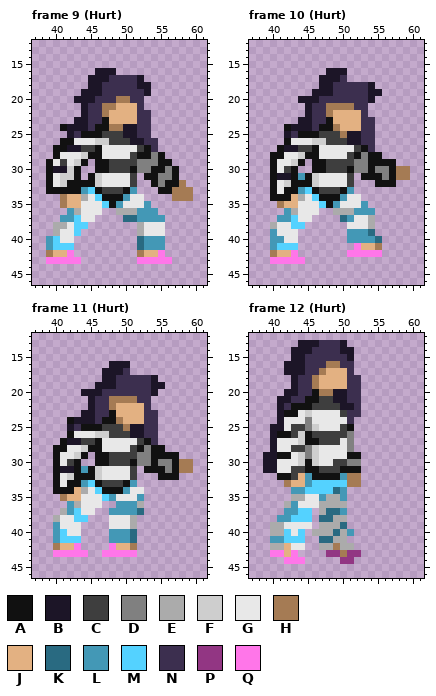
A pixel-art file gets an edit: Assets/Sprites/Doppel.aseprite. Above is the file before it was changed.
94x51 pixels, 13 frames. Colours within 5 levels of each other are drawn and written as one. Shown: frame 9 (Hurt): x 37..61, y 12..46; frame 10 (Hurt): x 37..61, y 12..46; frame 11 (Hurt): x 37..61, y 12..46; frame 12 (Hurt): x 37..61, y 12..46. The commit also changed other frames, which this record leaves out.
Palette (. is transparent): A #111111  B #1c1527  C #3e3e3e  D #808080  E #ababab  F #cecece  G #e8e8e8  H #a57b54  J #e3b182  K #296a81  L #4398b6  M #54d2ff  N #3c2f4f  P #923683  Q #ff76e9
New version:
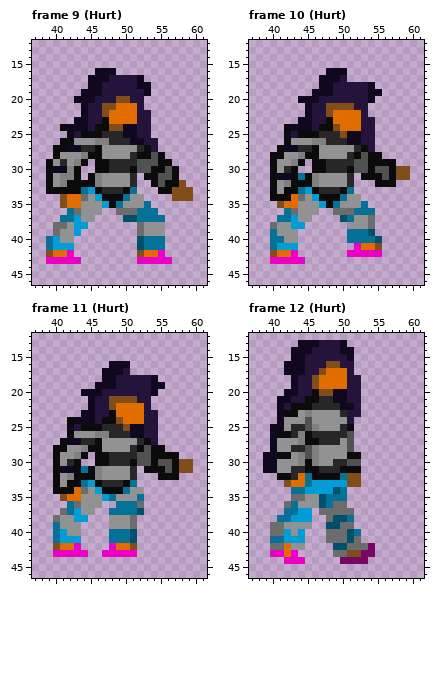
Change:
colour A: #111111 -> #0b0b0b
colour B: #1c1527 -> #10081e
colour C: #3e3e3e -> #272727
colour D: #808080 -> #515151
colour E: #ababab -> #6c6c6c
colour F: #cecece -> #808080
colour G: #e8e8e8 -> #929292
colour H: #a57b54 -> #814d1b
colour J: #e3b182 -> #e16d00
colour K: #296a81 -> #004f6b
colour L: #4398b6 -> #067197
colour M: #54d2ff -> #009dd6
colour N: #3c2f4f -> #24143c
colour P: #923683 -> #790566
colour Q: #ff76e9 -> #eb00c5
Frame 12 (Hurt), layers "Back Leg", "Torso":
y 35: x 47..49 LEE -> KLL
y 36: x 47..48 EE -> KL
y 37: x 48..51 KKL. -> EEEE
y 38: x 47..51 KKEE. -> .EKKL
y 39: x 47..51 EEEK. -> .KKEE
y 40: x 46..47 EE -> ..; x 49 K -> E; x 51..52 L. -> KL
y 41: x 47..48 KK -> .E; x 51..52 .. -> KE
y 42: x 47..50 EEHE -> ..KK; x 52..54 ... -> EEP
y 43: x 48..54 PPHPP.. -> .EEHHPP
y 44: x 52..53 .. -> PP
